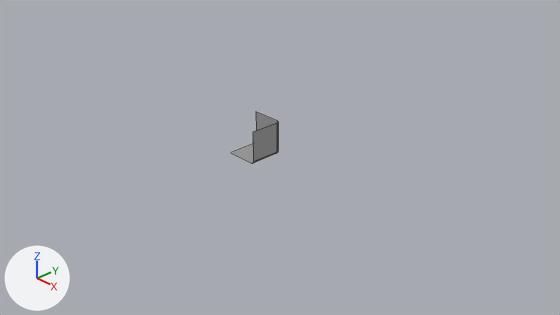
What one commit did to the Blender file blender/simple-corner.blend.
Rendered twice from the file's camera 'Camera'. The lights are fixed; the arrows at lower left show +X, +Y and +Z. Mesh edges are drawn as thin lines.
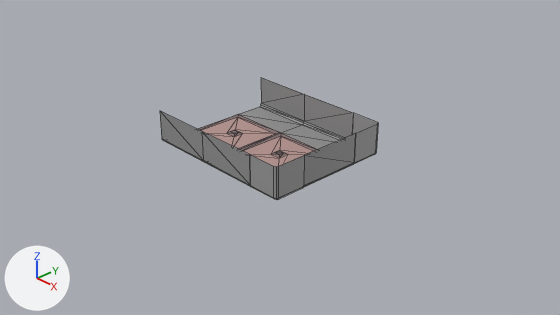
What changed in the scene script:
```text
Add mat_material_001:
    mat_material_001 = principled_material('Material.001')
    mat_material_001.base_color = (0.296, 0.296, 0.296)  # grey #949494
Add mat_material_003:
    mat_material_003 = principled_material('Material.003')
    mat_material_003.base_color = (0.477, 0.3, 0.279)  # pink #b89590
Add mat_material_002:
    mat_material_002 = principled_material('Material.002')
    mat_material_002.base_color = (0.24, 0.164, 0.17)  # grey #867173
Add me_plane_007:
    me_plane_007.from_pydata(...)  # 16 vertices, 8 faces; spans x -1.0..1.0, y -1.0..0.0, z 0.0..0.5
    me_plane_007.materials.append(mat_material_001)  # grey #949494
Add me_plane_003:
    me_plane_003.from_pydata(...)  # 44 vertices, 26 faces; spans x -0.5..0.5, y -0.5..0.5, z -0.014..0.007
    # faces by material slot: [18, 8]
    me_plane_003.materials.append(mat_material_002)  # grey #867173
    me_plane_003.materials.append(mat_material_003)  # pink #b89590
Change ob_plane:
    ob_plane.location: (0.0, 0.0, 0.0) -> (1.0, 1.0, 0.0)
Add ob_plane_008:
    ob_plane_008 = bpy.data.objects.new('Plane.008', me_plane.copy())  # the mesh of ob_plane
    ob_plane_008.location = (1.0, -1.0, 0.0)
    ob_plane_008.rotation_euler = (0.0, 0.0, -1.571)  # degrees (0, 0, -90)
    ob_plane_008.scale = (0.25, 0.25, 1.0)
    _m = ob_plane_008.modifiers.new('Bevel', 'BEVEL')
    _m.width = 8.319
    _m.width_pct = 8.319
    _m.segments = 2
    _m.offset_type = 'PERCENT'
Add ob_plane_007:
    ob_plane_007 = bpy.data.objects.new('Plane.007', me_plane_007)
    ob_plane_007.location = (0.0, -1.0, 0.0)
    ob_plane_007.rotation_euler = (0.0, 0.0, -3.142)  # degrees (0, 0, -180)
    ob_plane_007.scale = (0.5, 0.5, 1.0)
Add ob_plane_006:
    ob_plane_006 = bpy.data.objects.new('Plane.006', me_plane_007.copy())
    ob_plane_006.location = (-1.0, -1.0, 0.0)
    ob_plane_006.rotation_euler = (0.0, 0.0, -3.142)  # degrees (0, 0, -180)
    ob_plane_006.scale = (0.5, 0.5, 1.0)
Add ob_plane_005:
    ob_plane_005 = bpy.data.objects.new('Plane.005', me_plane_007.copy())
    ob_plane_005.location = (1.0, 0.0, 0.0)
    ob_plane_005.rotation_euler = (0.0, 0.0, -1.571)  # degrees (0, 0, -90)
    ob_plane_005.scale = (0.5, 0.5, 1.0)
Add ob_plane_004:
    ob_plane_004 = bpy.data.objects.new('Plane.004', me_plane_007.copy())
    ob_plane_004.location = (-1.0, 1.0, 0.0)
    ob_plane_004.scale = (0.5, 0.5, 1.0)
Add ob_plane_003:
    ob_plane_003 = bpy.data.objects.new('Plane.003', me_plane_003)
    ob_plane_003.location = (-1.0, 0.0, 0.0)
Add ob_plane_002:
    ob_plane_002 = bpy.data.objects.new('Plane.002', me_plane_003.copy())
    ob_plane_002.location = (0.0, 0.0, 0.0)
Add ob_plane_001:
    ob_plane_001 = bpy.data.objects.new('Plane.001', me_plane_007.copy())
    ob_plane_001.location = (0.0, 1.0, 0.0)
    ob_plane_001.scale = (0.5, 0.5, 1.0)
```

Location of each change, [x1, y1, x2, y2] in pixels of the pictures (560 x 315 px):
'Plane', moved: before [231, 112, 278, 163]; after [352, 113, 378, 164]
'Plane.001', added: after [282, 94, 353, 149]
'Plane.004', added: after [239, 78, 304, 133]
'Plane.008', added: after [250, 155, 304, 200]
'Plane.005', added: after [304, 133, 356, 187]
'Plane.003', added: after [198, 114, 280, 149]
'Plane.007', added: after [202, 131, 250, 186]
'Plane.002', added: after [240, 133, 317, 166]
'Plane.006', added: after [160, 111, 204, 162]
